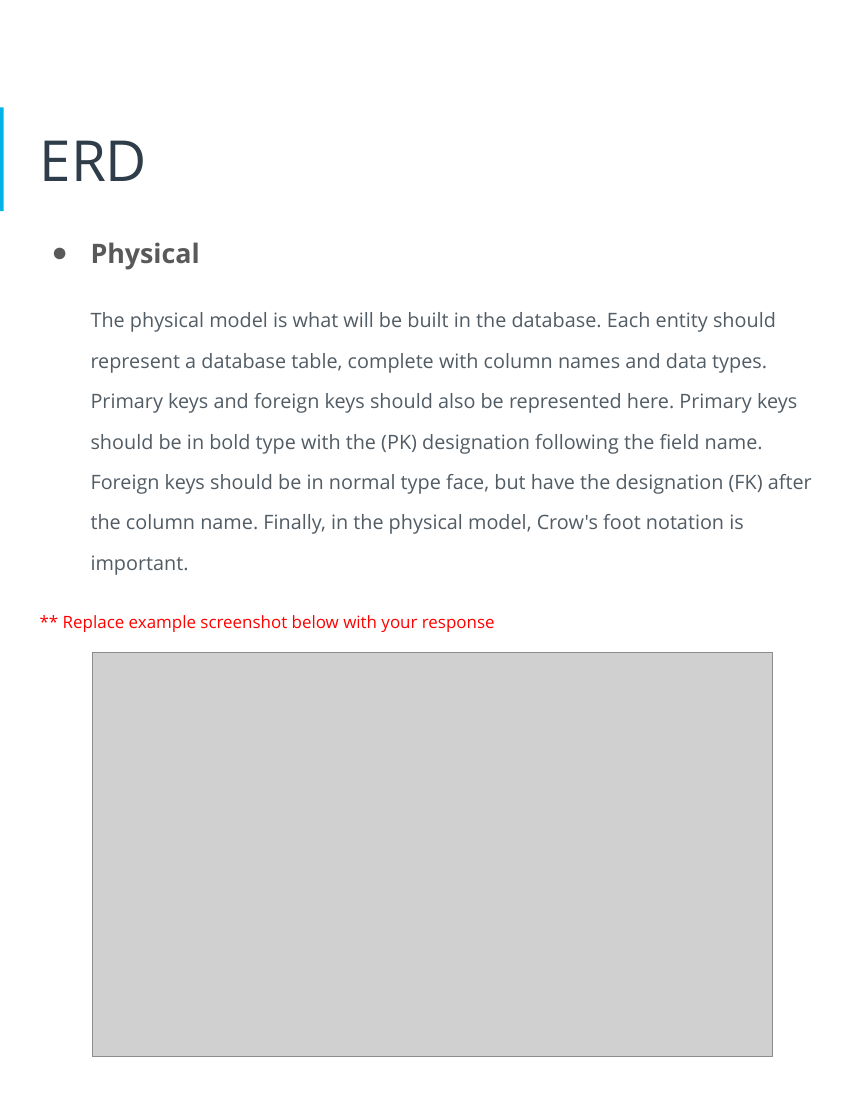
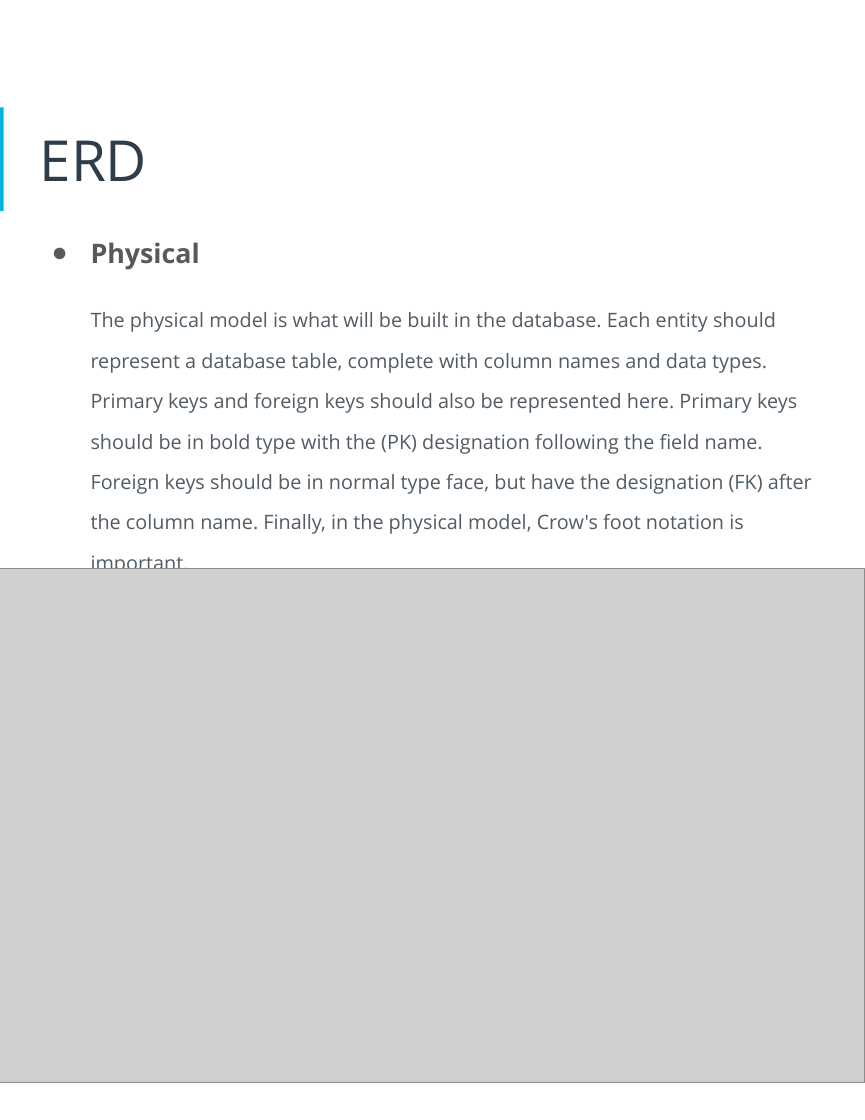
Before and after one commit to jabbala/data-architect-expert, a slide deck: slide 13 of project_1_tech_abc_hr_management/Project_report.pptx. Drawn at 865x1120 pixels with LibreOffice and Linux fonts; fonts in the diff are those of the drawing; grey boxes stand for pictures. Boxes give left, top, right and bottom in pixels: in the first picture for what was removed or moved away, otherwise in the second. Text is boxed around its words. In the diff, an @@ line names an element or a change of style, - is before the commit and + after.

```diff
--- a/project_1_tech_abc_hr_management/Project_report.pptx
+++ b/project_1_tech_abc_hr_management/Project_report.pptx
@@ picture: place and size @@
-picture at box(93, 652, 772, 1056)
+picture at box(0, 568, 865, 1082)
@@ text at box(63, 615, 495, 632): paragraph removed @@
-** Replace example screenshot below with your response
```
Also in this commit, not shown: 14 other slides changed, 5 other files.
